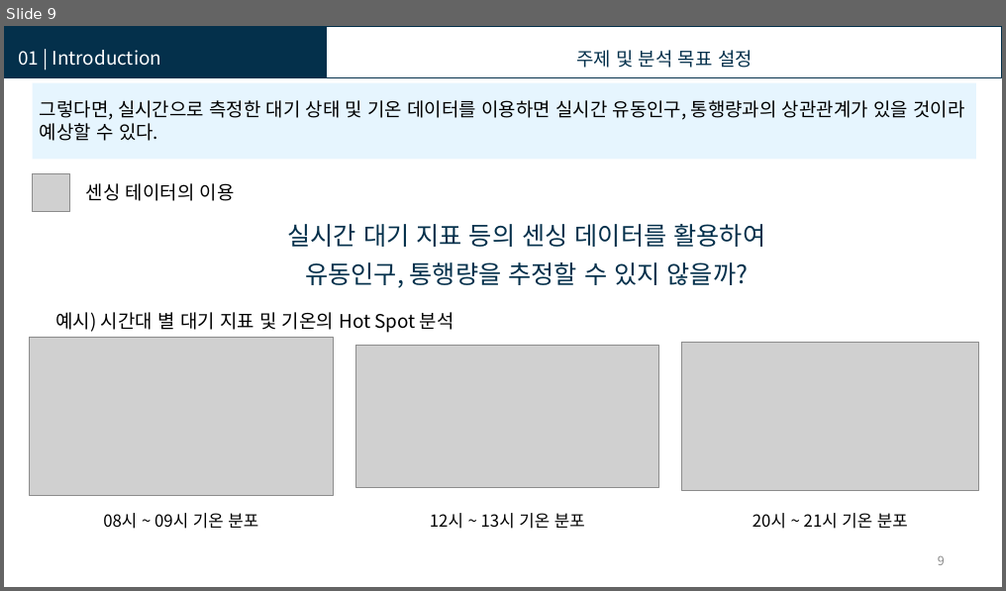
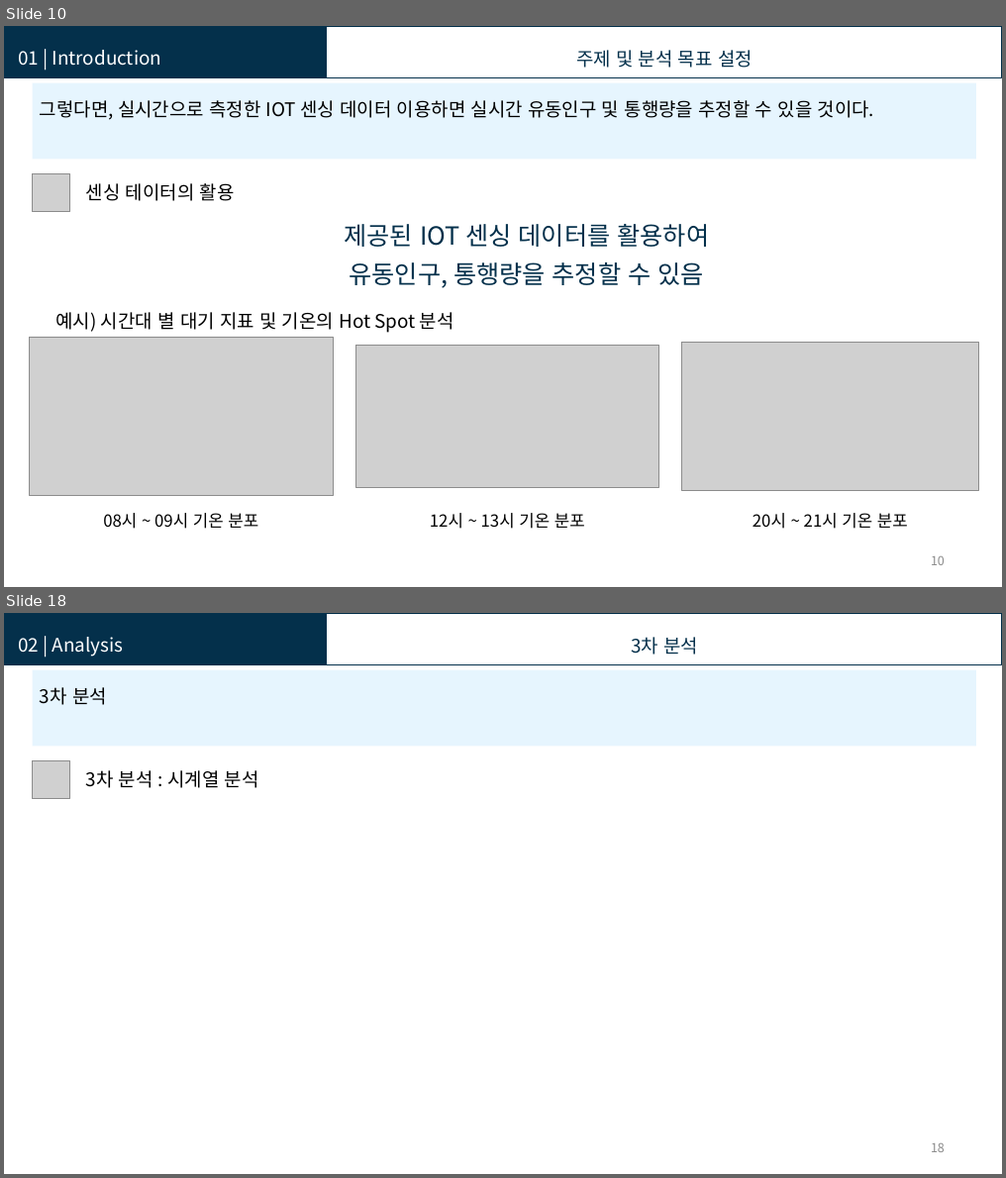
Before and after one commit to KISTI-hackathon-2017/Kangwon-Univ.-Team1, a slide deck: Presentation/U-Bike 타슈.pptx. Shown one above the other, each under a label of ours: slide 9 before the commit, slides 10 and 18 after it; the slides between them are not shown. The pictures are 1006x591 and 1006x1178 pixels, drawn with LibreOffice and Linux fonts; fonts in the diff are those of the drawing; grey boxes stand for pictures. Boxes give left, top, right and bottom in pixels: in the first picture for what was removed or moved away, otherwise in the second. Text is boxed around its words. In the diff, an @@ line names an element or a change of style, - is before the commit and + after.

```diff
--- a/Presentation/U-Bike 타슈.pptx
+++ b/Presentation/U-Bike 타슈.pptx
@@ slide 18 added at box(4, 613, 1002, 1174), background #FFFFFF @@
@@ rectangle added at box(4, 613, 326, 664), fill #04304B, outline #04304B 2 pt @@
@@ text added at box(18, 637, 124, 657), 18 pt, text #FFFFFF @@
+02 | Analysis
@@ rectangle added at box(326, 613, 1002, 664), outline #04304B 1 pt @@
@@ text added at box(631, 637, 698, 655), 18 pt, text #04304B @@
+  3차 분석
@@ rectangle added at box(33, 669, 976, 747), fill #E6F5FE @@
@@ text added at box(40, 687, 107, 705), 18 pt, text #000000 @@
+3차 분석
@@ picture added at box(33, 761, 70, 799) @@
@@ text added at box(86, 770, 259, 788), 18 pt, text #000000 @@
+3차 분석 : 시계열 분석
@@ page number added at box(931, 1144, 944, 1153), 12 pt, text #8C8C8C @@
+18
@@ what was slide 9 is now slide 10 @@
@@ slide 10 changed as well @@
@@ text at box(40, 100, 874, 120): text changed @@
-그렇다면, 실시간으로 측정한 대기 상태 및 기온 데이터를 이용하면 실시간 유동인구, 통행량과의 상관관계가 있을 것이라 예상할 수 있다.
+그렇다면, 실시간으로 측정한 IOT 센싱 데이터 이용하면 실시간 유동인구 및 통행량을 추정할 수 있을 것이다.
@@ text at box(86, 183, 235, 201): text changed @@
-센싱 테이터의 이용
+센싱 테이터의 활용
@@ text at box(344, 224, 709, 288): text changed @@
-실시간 대기 지표 등의 센싱 데이터를 활용하여
-유동인구, 통행량을 추정할 수 있지 않을까?
+제공된 IOT 센싱 데이터를 활용하여
+유동인구, 통행량을 추정할 수 있음
@@ page number at box(931, 557, 944, 566): text changed @@
-9
+10
```
Also in this commit, not shown: 6 other slides changed, 12 other slides added, 2 slides removed.
